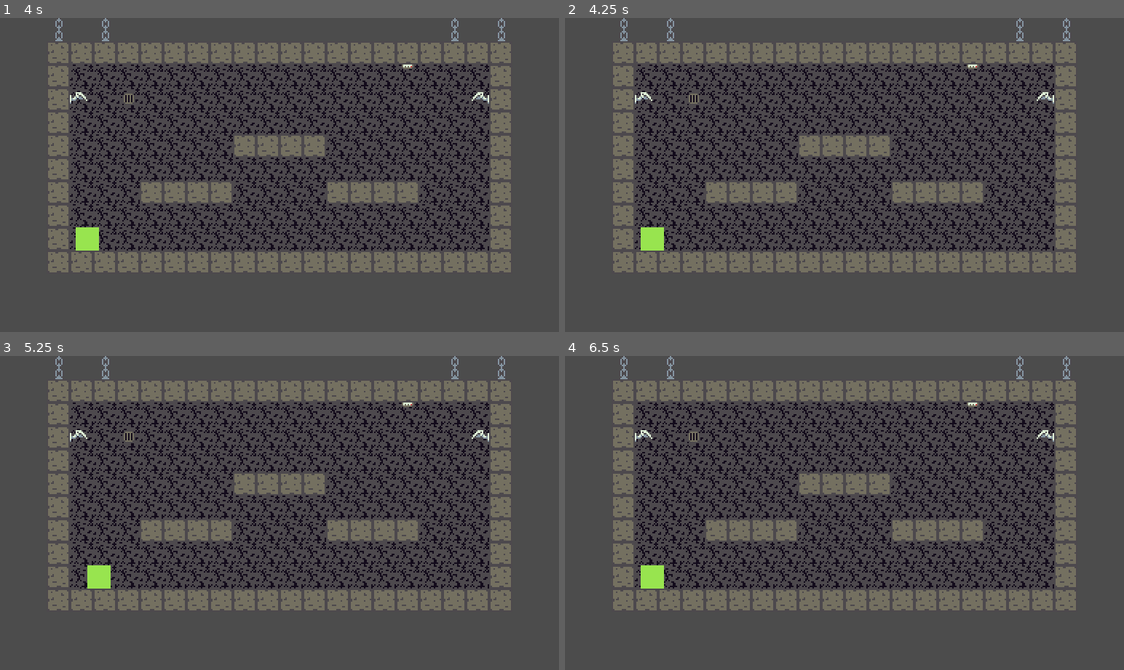
Above: before the commit, frames 1-4 (two rows, left to right).
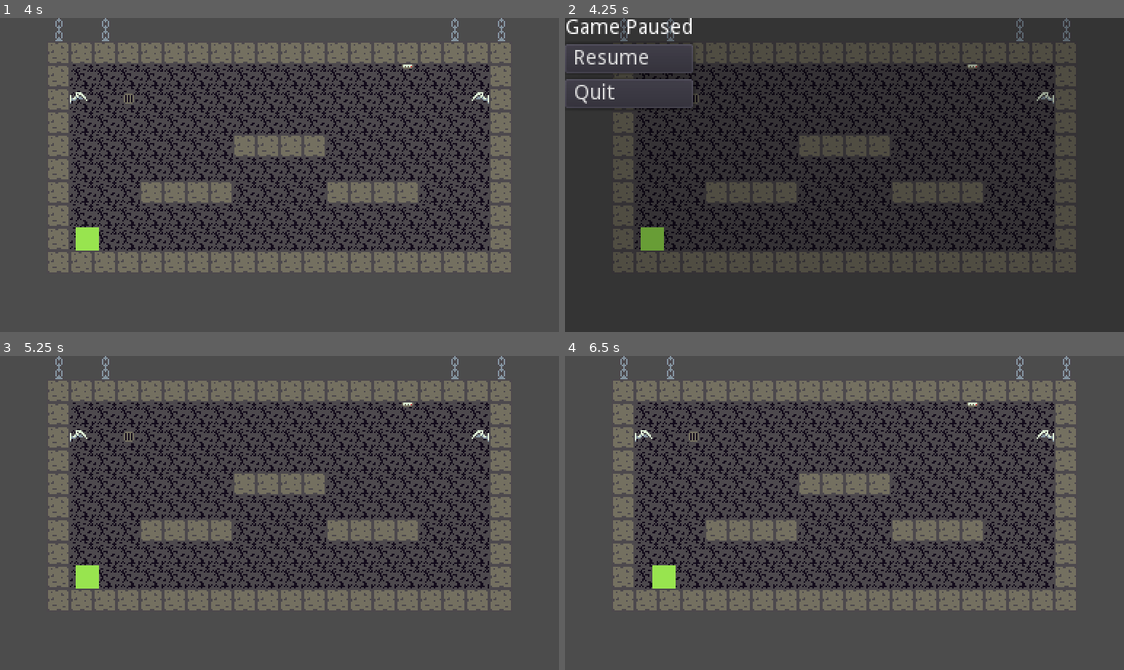
Above: after the commit, the same moments.

Repository: ItsSeaJay/gawc-decay
Game: Godot game, scene res://Game.tscn
Two runs of this game, one before a commit and one after it. Both use one fixed random seed, a clock stepped at 60 frames per second and the inputs below.
Inputs (mouse positions are in pixels of both pictures, inside the frame that each line leads up to):
- Up to frame 1 (4 s): tap Enter at 0.5, 2, 3.5 s; hold D (move_right) 0.53-2.03 s; tap Space (move_jump) at 0.77, 1.25, 1.52, 2.75, 3.02, 3.77 s; hold A (move_left) 2.03-2.78 s; hold D (move_right) from 2.78 s (still down)
- Up to frame 2 (4.25 s): keep holding D (move_right); tap Escape (ui_pause, bound only after the commit) at 4.15 s
- Up to frame 3 (5.25 s): release D (move_right) at 4.25 s; click (61, 396) at 4.25 s, where only the run after the commit has a clickable "Resume"; tap Space (move_jump) at 5 s; hold A (move_left) from 5.03 s (still down)
- Up to frame 4 (6.5 s): tap Space (move_jump) at 5.27 s; release A (move_left) at 5.78 s; hold D (move_right) from 5.78 s (still down)

Frame 1 is identical in both runs. In frame 2, 17% of the frame differs, in the area x 0-92%, y 0-82%; in frame 3, 0.3%; in frame 4, 0.3%.

Commit message:
Add pause menu

Diff:
--- a/Game.tscn
+++ b/Game.tscn
@@ -12,3 +12,5 @@
 jump_height = 50
 jump_duration = 0.66
 terminal_velocity = 222
+
+[node name="CanvasLayer" type="CanvasLayer" parent="."]
--- /dev/null
+++ b/interface/screens/PauseMenu.gd
@@ -0,0 +1,19 @@
+extends Control
+
+onready var resume_button = $PanelContainer/MarginContainer/VBoxContainer/ResumeButton
+onready var quit_button = $PanelContainer/MarginContainer/VBoxContainer/QuitButton
+
+func _ready():
+	# Pause the game
+	get_tree().paused = true
+
+	# Connect UI events
+	resume_button.connect("button_down", self, "_on_ResumeButton_down")
+	quit_button.connect("button_down", self, "_on_QuitButton_down")
+
+func _on_ResumeButton_down():
+	queue_free()
+	get_tree().paused = false
+
+func _on_QuitButton_down():
+	get_tree().quit()
--- /dev/null
+++ b/interface/screens/PauseMenu.tscn
@@ -0,0 +1,55 @@
+[gd_scene load_steps=3 format=2]
+
+[ext_resource path="res://interface/screens/PauseMenu.gd" type="Script" id=1]
+
+[sub_resource type="StyleBoxFlat" id=1]
+bg_color = Color( 0, 0, 0, 0.313726 )
+
+[node name="PauseMenu" type="Control"]
+pause_mode = 2
+anchor_right = 1.0
+anchor_bottom = 1.0
+script = ExtResource( 1 )
+__meta__ = {
+"_edit_use_anchors_": false
+}
+
+[node name="PanelContainer" type="PanelContainer" parent="."]
+anchor_right = 1.0
+anchor_bottom = 1.0
+size_flags_horizontal = 3
+size_flags_vertical = 3
+custom_styles/panel = SubResource( 1 )
+__meta__ = {
+"_edit_use_anchors_": false
+}
+
+[node name="MarginContainer" type="MarginContainer" parent="PanelContainer"]
+margin_right = 384.0
+margin_bottom = 216.0
+size_flags_horizontal = 3
+size_flags_vertical = 3
+
+[node name="VBoxContainer" type="VBoxContainer" parent="PanelContainer/MarginContainer"]
+margin_right = 88.0
+margin_bottom = 216.0
+size_flags_horizontal = 0
+
+[node name="Label" type="Label" parent="PanelContainer/MarginContainer/VBoxContainer"]
+margin_right = 88.0
+margin_bottom = 14.0
+text = "Game Paused"
+
+[node name="ResumeButton" type="Button" parent="PanelContainer/MarginContainer/VBoxContainer"]
+margin_top = 18.0
+margin_right = 88.0
+margin_bottom = 38.0
+text = "Resume"
+align = 0
+
+[node name="QuitButton" type="Button" parent="PanelContainer/MarginContainer/VBoxContainer"]
+margin_top = 42.0
+margin_right = 88.0
+margin_bottom = 62.0
+text = "Quit"
+align = 0
--- a/player/Player.gd
+++ b/player/Player.gd
@@ -7,6 +7,8 @@
 	STATE_NORMAL,
 	STATE_AIRBORNE,
 }
+
+const PauseMenu = preload("res://interface/screens/PauseMenu.tscn")
 
 export var movement_speed = 64
 export var jump_height = 32
@@ -23,6 +25,11 @@
 func _ready():
 	gravity = 2.0 * jump_height / pow(jump_duration / 2.0, 2.0)
 	jump_speed = -sqrt(2.0 * gravity * jump_height)
+
+func _process(delta):
+	if Input.is_action_just_pressed("ui_pause"):
+		var instance = PauseMenu.instance()
+		get_tree().root.add_child(instance)
 
 func _physics_process(delta):
 	match(state):
@@ -53,7 +60,6 @@
 
 func process_falling(delta):
 	velocity.y = min(velocity.y + gravity * delta, terminal_velocity)
-	pass
 
 func transition(state):
 	match(state):
--- a/project.godot
+++ b/project.godot
@@ -78,6 +78,11 @@
 "events": [ Object(InputEventKey,"resource_local_to_scene":false,"resource_name":"","device":0,"alt":false,"shift":false,"control":false,"meta":false,"command":false,"pressed":false,"scancode":32,"unicode":0,"echo":false,"script":null)
  ]
 }
+ui_pause={
+"deadzone": 0.5,
+"events": [ Object(InputEventKey,"resource_local_to_scene":false,"resource_name":"","device":0,"alt":false,"shift":false,"control":false,"meta":false,"command":false,"pressed":false,"scancode":16777217,"unicode":0,"echo":false,"script":null)
+ ]
+}
 
 [rendering]
 
